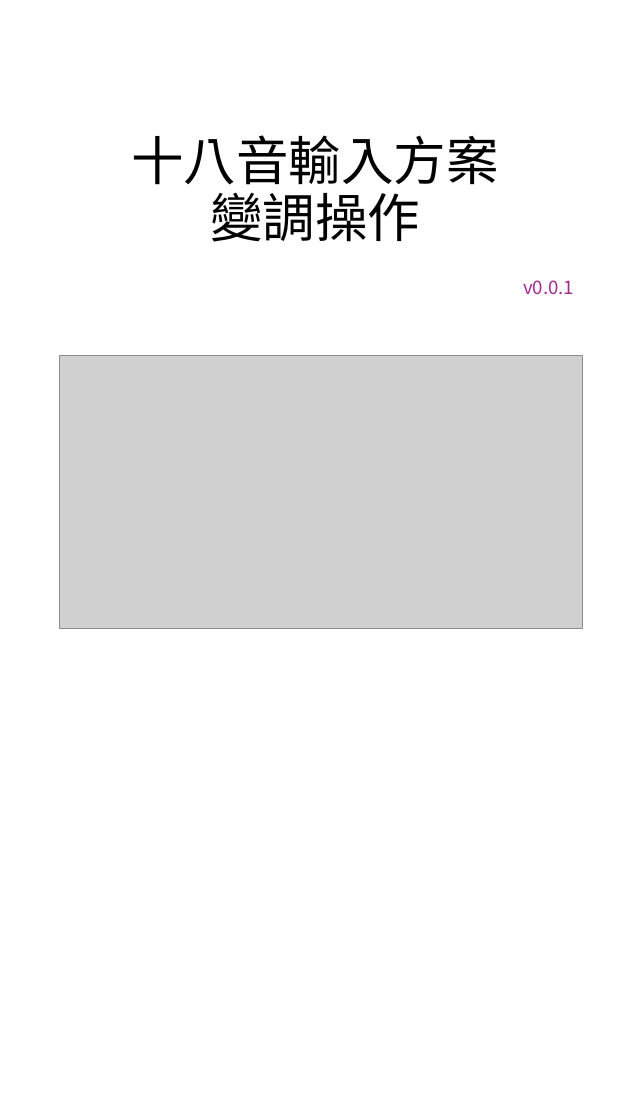
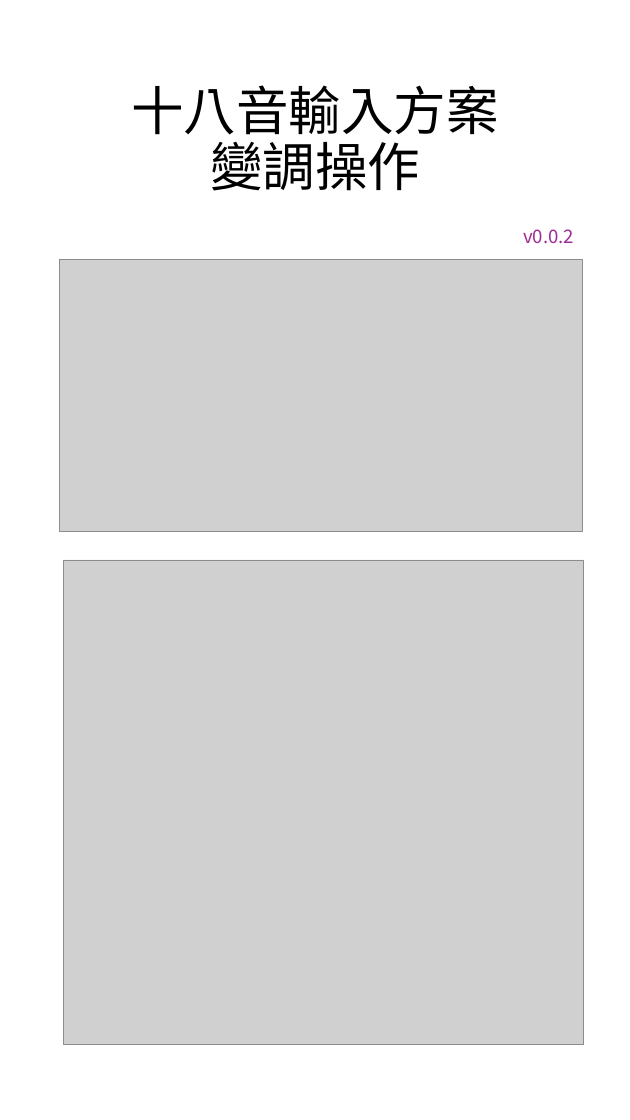
Before and after one commit to AlanJui/rime-tlpa, a slide deck: slide 1 of docs/guide/十八音輸入方案變調操作.pptx. Drawn at 630x1120 pixels with LibreOffice and Linux fonts; fonts in the diff are those of the drawing; grey boxes stand for pictures. Boxes give left, top, right and bottom in pixels: in the first picture for what was removed or moved away, otherwise in the second. Text is boxed around its words. In the diff, an @@ line names an element or a change of style, - is before the commit and + after.

```diff
--- a/docs/guide/十八音輸入方案變調操作.pptx
+++ b/docs/guide/十八音輸入方案變調操作.pptx
@@ title at (x1=131, y1=85, x2=574, y2=243): text changed @@
-十八音輸入方案
-變調操作
-v0.0.1
+十八音輸入方案
+變調操作
+v0.0.2
@@ picture moved from (x1=60, y1=356, x2=583, y2=628) to (x1=60, y1=260, x2=583, y2=532) @@
@@ picture added at (x1=64, y1=560, x2=583, y2=1045) @@
```
Also in this commit, not shown: 11 other slides changed, 6 slides added, 1 slide removed.
